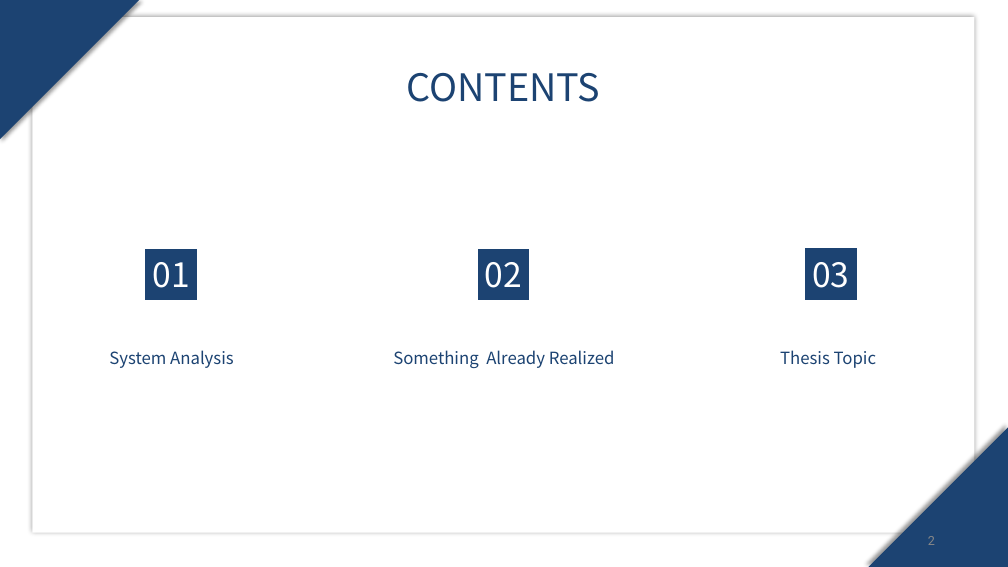
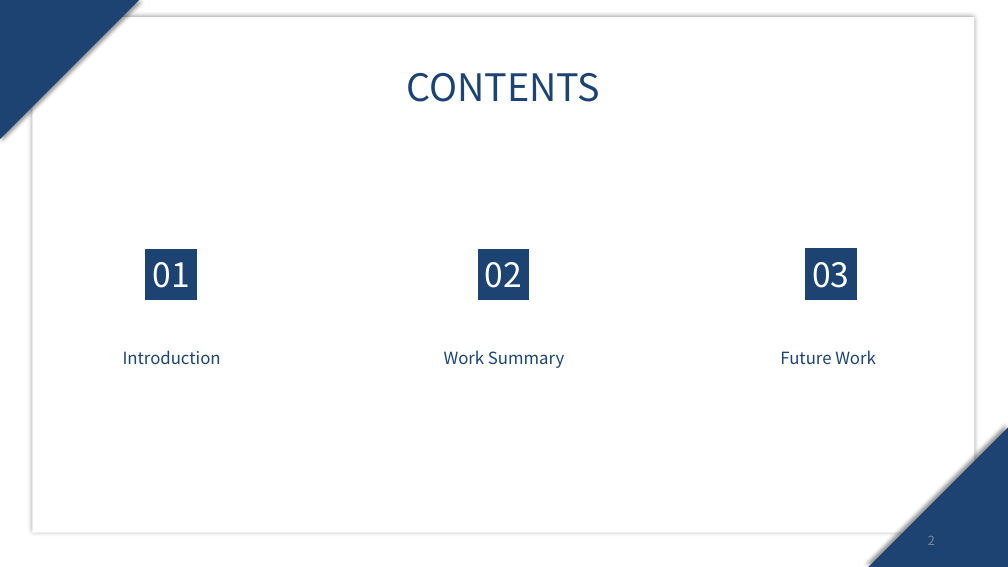
Before and after one commit to SuperRun/Yom, a slide deck: slide 2 of document/work report.pptx. Drawn at 1008x567 pixels with LibreOffice and Linux fonts; fonts in the diff are those of the drawing; background and template pictures are left out. Boxes give left, top, right and bottom in pixels: in the first picture for what was removed or moved away, otherwise in the second. Text is boxed around its words. In the diff, an @@ line names an element or a change of style, - is before the commit and + after.

```diff
--- a/document/work report.pptx
+++ b/document/work report.pptx
@@ text at <box>123,350,221,364</box>: text changed @@
-System Analysis
+Introduction
@@ text at <box>444,350,564,368</box>: text changed @@
-Something Already Realized
+Work Summary
@@ text at <box>780,350,876,365</box>: text changed @@
-Thesis Topic
+Future Work
```
Also in this commit, not shown: 2 other slides changed, 10 slides added, 10 slides removed.
